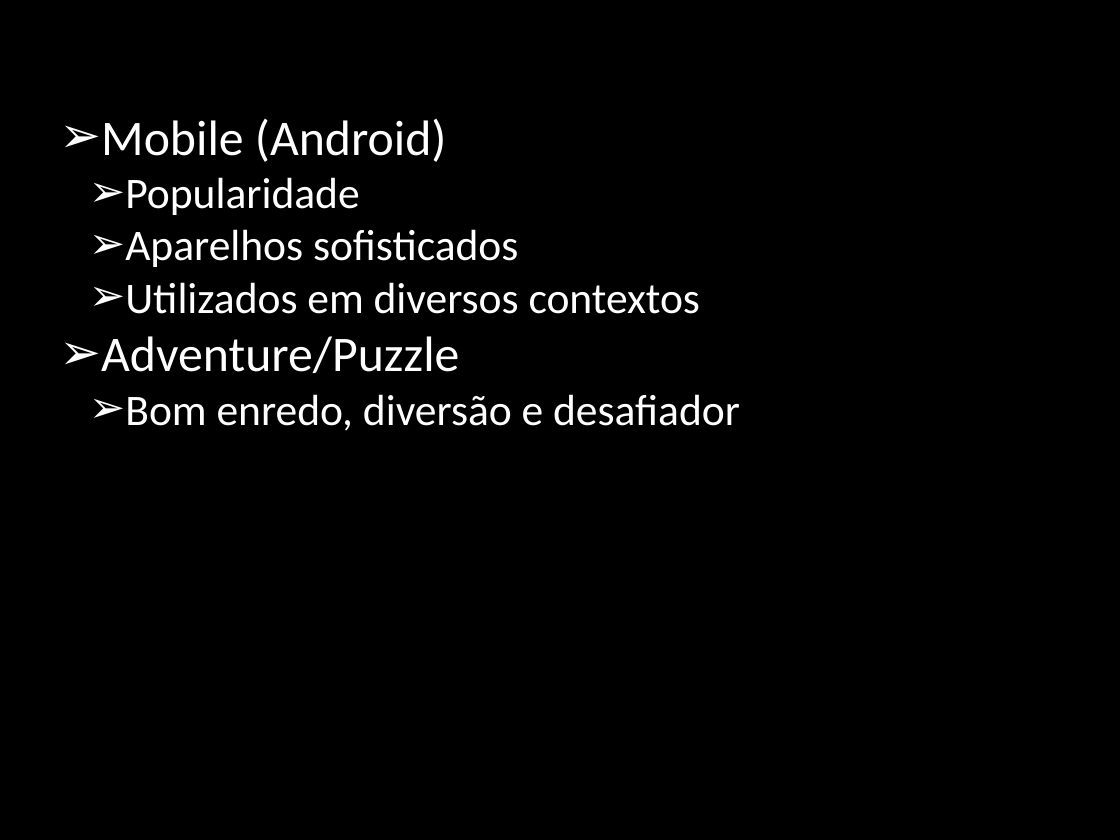
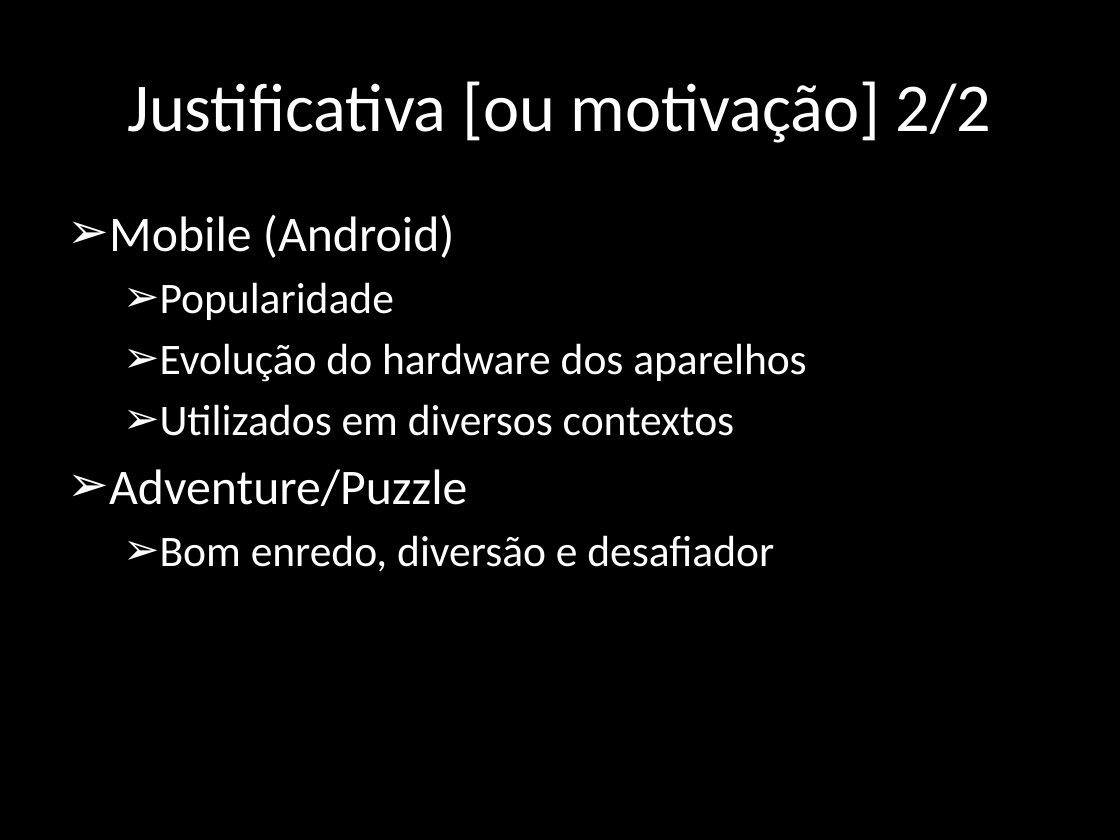
Before and after one commit to rafaelmoura0402/rafaelTCC, a slide deck: slide 8 of pre-projeto/apresentacao.pptx. Drawn at 1120x840 pixels with LibreOffice and Linux fonts; fonts in the diff are those of the drawing. Boxes give left, top, right and bottom in pixels: in the first picture for what was removed or moved away, otherwise in the second. Text is boxed around its words. In the diff, an @@ line names an element or a change of style, - is before the commit and + after.

```diff
--- a/pre-projeto/apresentacao.pptx
+++ b/pre-projeto/apresentacao.pptx
@@ title added at [127, 81, 992, 143], 44 pt, text #FFFFFF @@
+Justificativa [ou motivação] 2/2
@@ text "Mobile (Android)": place and size @@
-text "Mobile (Android)" at [101, 119, 740, 431]
+text "Mobile (Android)" at [109, 215, 806, 572]
@@ text at [109, 215, 774, 572]: indent changed; more space between paragraphs @@
@@ text at [160, 343, 806, 382]: text changed @@
-  ➢ Aparelhos sofisticados
+  ➢ Evolução do hardware dos aparelhos
```
Also in this commit, not shown: 3 other slides changed.
